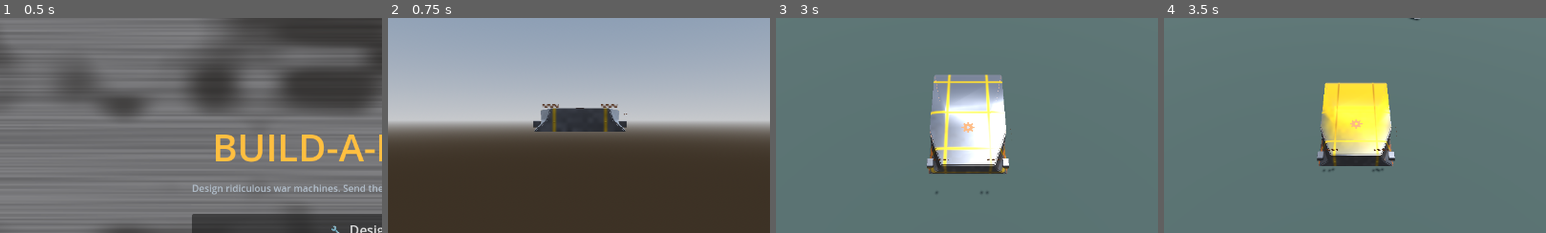
Above: before the commit, frames 1-4 (left to right).
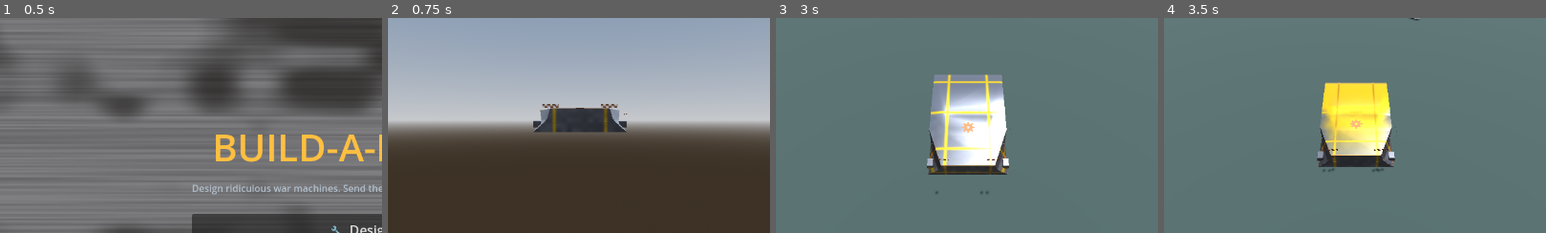
Above: after the commit, the same moments.

Repository: bobcatchris15-eng/Build-A-Bomber
Game: Godot game, scene res://scenes/MainMenu.tscn
Two runs of this game, one before a commit and one after it. Both use one fixed random seed, a clock stepped at 60 frames per second and the inputs below.
Inputs:
- Up to frame 1 (0.5 s): no input
- Up to frame 2 (0.75 s): click "🔧 Design Lab" at 0.5 s
- Up to frame 3 (3 s): click "Blueprint Library..." at 1.25 s; click "Mirror Placement [M]" at 2 s; click "Test in Arena" at 2.75 s
- Up to frame 4 (3.5 s): no input
The pictures show only the part of the screen within x 25-75%, y 26-76%; the shares and areas given below are measured in that part.

Frame 1 is identical in both runs. In frame 2, 0.2% of the frame differs, in the area x 38-63%, y 41-54%; in frame 3, 1.2%, in the area x 39-61%, y 27-73%; in frame 4, 1.1%.

Commit message:
Geometric Polish Pass Tier 2: panel-line groove generator, validated on medium_hull
New add_panel_line_groove() - a real inset+pushed-in seam line across the
top deck at a proportional Z position, using the same bisect_plane +
selective-vertex-shift technique as waist-inset/deck-line-step (a pure
convex_hull can't represent a concave groove via point placement alone).
depth/width scale off R at 1-2%/2-3% per the design doc - deliberately a
fine surface detail, not a silhouette feature like the deck-line step.

medium_hull gets 2 grooves at z_frac=[0.28, 0.48] (rule-of-thirds-ish
placement per the doc, explicitly kept clear of the deck-line step's own
0.6-0.95 zone so the two features don't compete for the same real estate).

Also switched to rebuilding via tools/blender/build_meshes.py directly
rather than maintaining scratch per-family rebuild scripts - the scratch
scripts have twice now drifted out of sync with the real generate_hulls()
parameters mid-session, silently producing stale rebuilds. Running the
real script every time removes that whole failure class.

Verified: automated tests green, isolated-copy reimport confirmed via
scratch/reimport_assets.sh, close-up screenshot confirms a real recessed
seam line distinct from the shader's own panel-line grid pattern.

Diff:
--- a/prototype/scratch/capture_medium_hull_tier2.gd
+++ b/prototype/scratch/capture_medium_hull_tier2.gd
@@ -53,6 +53,7 @@
 	DirAccess.make_dir_recursive_absolute(out_dir)
 
 	await _build([], Vector3(6, 3.5, 7), Vector3(0, 0.7, 0), "bare_hull_3q.png", out_dir)
+	await _build([], Vector3(1.5, 1.2, 1.8), Vector3(0, 0.55, -1.0), "panel_line_closeup.png", out_dir)
 	await _build([], Vector3(5, 2, -6), Vector3(0, 0.4, -2.5), "waist_side_closeup.png", out_dir)
 	await _build([], Vector3(3, 2, 5), Vector3(0, 0.6, 2.2), "deck_line_rear_closeup.png", out_dir)
 
Binary file changed: prototype/assets/models/hulls/medium_hull.glb
Binary file changed: prototype/progress_captures/2026-07-13/medium_hull_tier2/bare_hull_3q.png
Binary file changed: prototype/progress_captures/2026-07-13/medium_hull_tier2/deck_line_rear_closeup.png
Binary file added: prototype/progress_captures/2026-07-13/medium_hull_tier2/panel_line_closeup.png
Binary file changed: prototype/progress_captures/2026-07-13/medium_hull_tier2/waist_side_closeup.png
Binary file changed: prototype/progress_captures/2026-07-13/medium_hull_tier2/with_rear_weapon_on_deckline.png
Binary file changed: prototype/progress_captures/2026-07-13/medium_hull_tier2/with_weapon_mount.png
Not shown, changed: prototype/tools/blender/build_meshes.py
